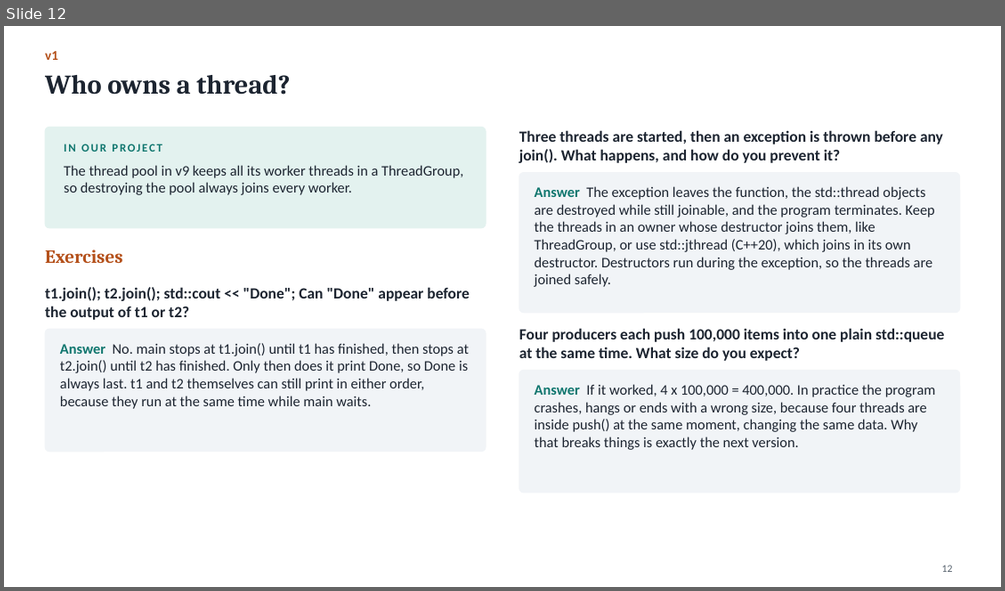
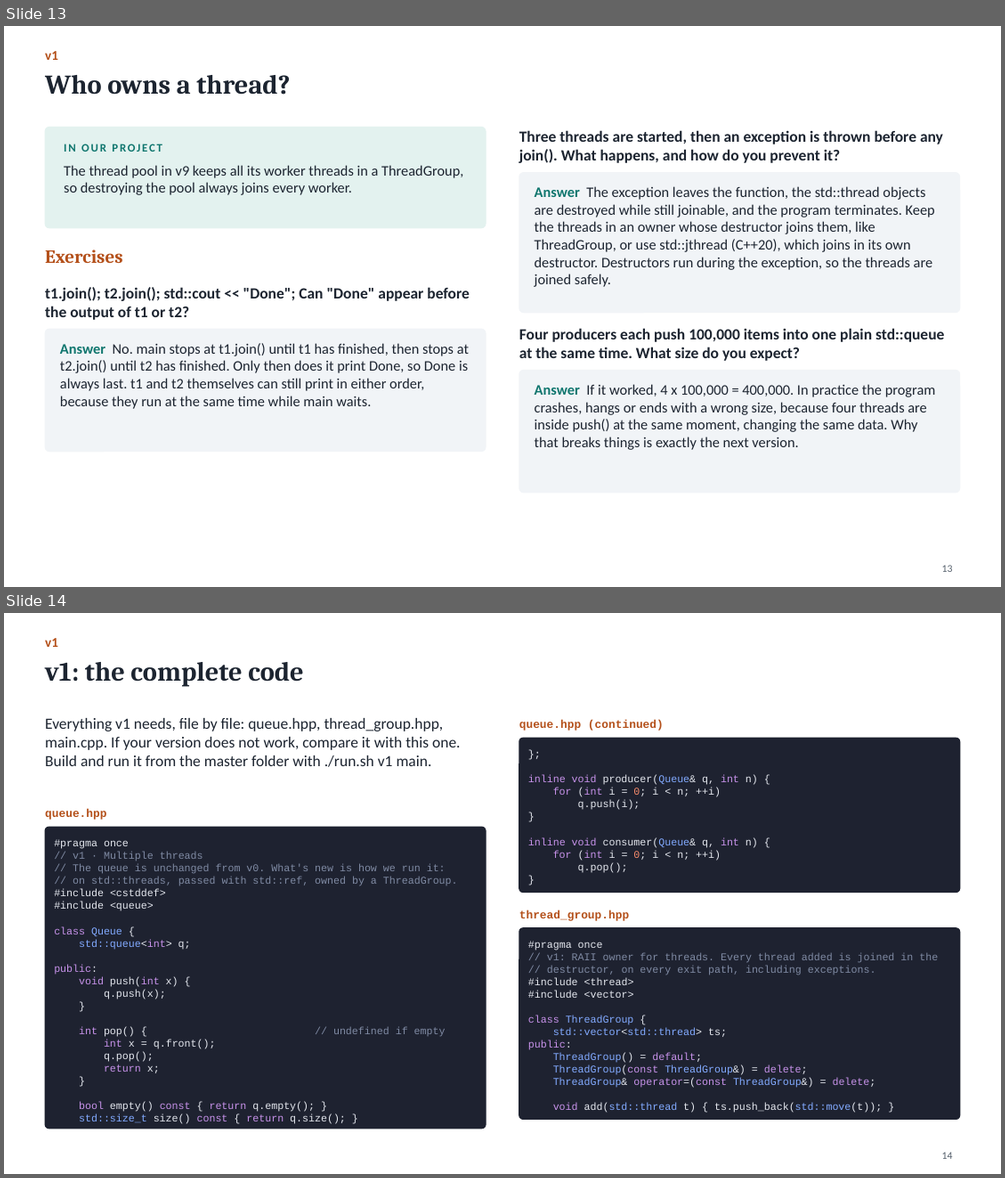
Before and after one commit to Kumarutkarsh9470/Project, a slide deck: Queue_Course.pptx. Shown one above the other, each under a label of ours: slide 12 before the commit, slides 13 and 14 after it. The pictures are 1005x591 and 1005x1178 pixels, drawn with LibreOffice and Linux fonts; fonts in the diff are those of the drawing. Boxes give left, top, right and bottom in pixels: in the first picture for what was removed or moved away, otherwise in the second. Text is boxed around its words. In the diff, an @@ line names an element or a change of style, - is before the commit and + after.

```diff
--- a/Queue_Course.pptx
+++ b/Queue_Course.pptx
@@ slide 14 added at (4, 613, 1001, 1174), background #FFFFFF @@
@@ text added at (45, 638, 58, 647), 13 pt, text #B4501A, bold @@
+v1
@@ title added at (45, 662, 303, 687), 26 pt, text #1C2430, bold @@
+v1: the complete code
@@ text added at (45, 718, 461, 767), 15 pt, text #1C2430 @@
+Everything v1 needs, file by file: queue.hpp, thread_group.hpp, main.cpp. If your version does not work, compare it with this one. Build and run it from the master folder with ./run.sh v1 main.
@@ text added at (519, 720, 663, 730), 11 pt, text #B4501A, bold @@
+queue.hpp (continued)
@@ rounded rectangle added at (519, 738, 960, 892), fill #1E2230, outline #1E2230 1 pt @@
@@ text added at (528, 775, 758, 873), 10 pt, text #E4E7EE @@
+};
+inline void producer(Queue& q, int n) {
+for (int i = 0; i < n; ++i)
+q.push(i);
+}
+inline void consumer(Queue& q, int n) {
+for (int i = 0; i < n; ++i)
+q.pop();
+}
@@ text added at (45, 809, 106, 819), 11 pt, text #B4501A, bold @@
+queue.hpp
@@ rounded rectangle added at (45, 827, 485, 1128), fill #1E2230, outline #1E2230 1 pt @@
@@ text added at (54, 839, 458, 1124), 10 pt, text #7F8AA3 @@
+#pragma once
+// v1 · Multiple threads
+// The queue is unchanged from v0. What's new is how we run it:
+// on std::threads, passed with std::ref, owned by a ThreadGroup.
+#include <cstddef>
+#include <queue>
+class Queue {
+std::queue<int> q;
+public:
+void push(int x) {
+q.push(x);
+}
+int pop() { // undefined if empty
+int x = q.front();
+q.pop();
+return x;
+}
+bool empty() const { return q.empty(); }
+std::size_t size() const { return q.size(); }
@@ text added at (519, 909, 629, 921), 11 pt, text #B4501A, bold @@
+thread_group.hpp
@@ rounded rectangle added at (519, 928, 960, 1119), fill #1E2230, outline #1E2230 1 pt @@
@@ text added at (528, 941, 938, 1112), 10 pt, text #82AAFF @@
+#pragma once
+// v1: RAII owner for threads. Every thread added is joined in the
+// destructor, on every exit path, including exceptions.
+#include <thread>
+#include <vector>
+class ThreadGroup {
+std::vector<std::thread> ts;
+public:
+ThreadGroup() = default;
+ThreadGroup(const ThreadGroup&) = delete;
+ThreadGroup& operator=(const ThreadGroup&) = delete;
+void add(std::thread t) { ts.push_back(std::move(t)); }
@@ page number added at (942, 1151, 953, 1159), 10 pt, text #55606C @@
+14
@@ what was slide 12 is now slide 13 @@
```
Also in this commit, not shown: 46 other slides added, 20 other files.
